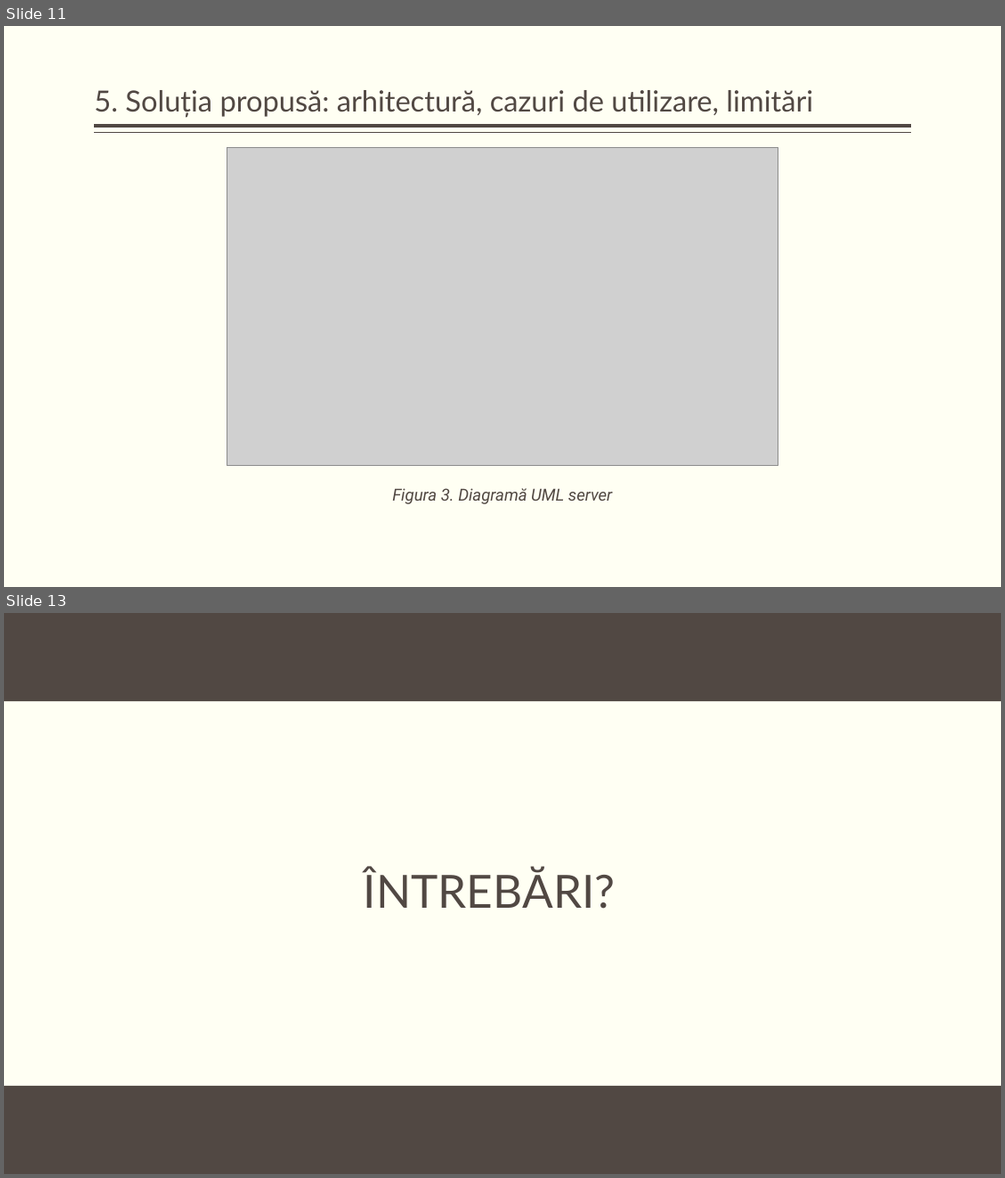
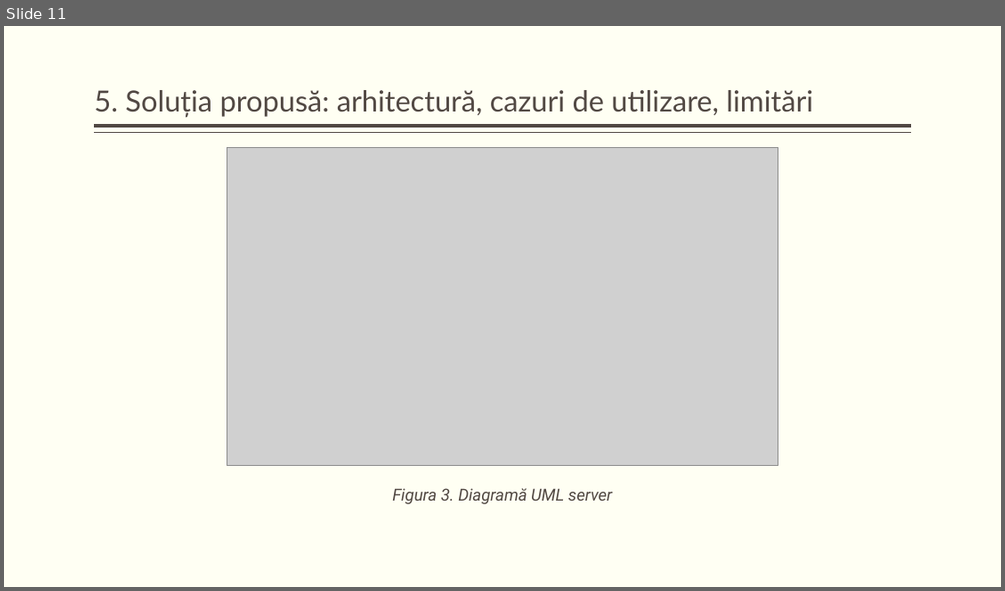
Before and after one commit to KaynRO/Proiect-Licenta, a slide deck: docs/Embedded Devices Malware Detection, Prevention & Centralization.pptx. Shown one above the other, each under a label of ours: slides 11 and 13 before the commit, slide 11 after it; the slides between them are not shown. The pictures are 1005x1178 and 1005x591 pixels, drawn with LibreOffice and Linux fonts; fonts in the diff are those of the drawing; grey boxes stand for pictures; background and template pictures are left out. Boxes give left, top, right and bottom in pixels: in the first picture for what was removed or moved away, otherwise in the second. Text is boxed around its words. In the diff, an @@ line names an element or a change of style, - is before the commit and + after.

```diff
--- a/docs/Embedded Devices Malware Detection, Prevention & Centralization.pptx
+++ b/docs/Embedded Devices Malware Detection, Prevention & Centralization.pptx
@@ slide 13 removed at [4, 613, 1001, 1174], background #FFFFF3 @@
@@ rectangle removed at [4, 613, 1001, 701] @@
@@ title removed at [364, 868, 615, 908] @@
-ÎNTREBĂRI?
@@ rectangle removed at [4, 1086, 1001, 1174] @@
```
Also in this commit, not shown: 1 slide changed, 6 slides added.
